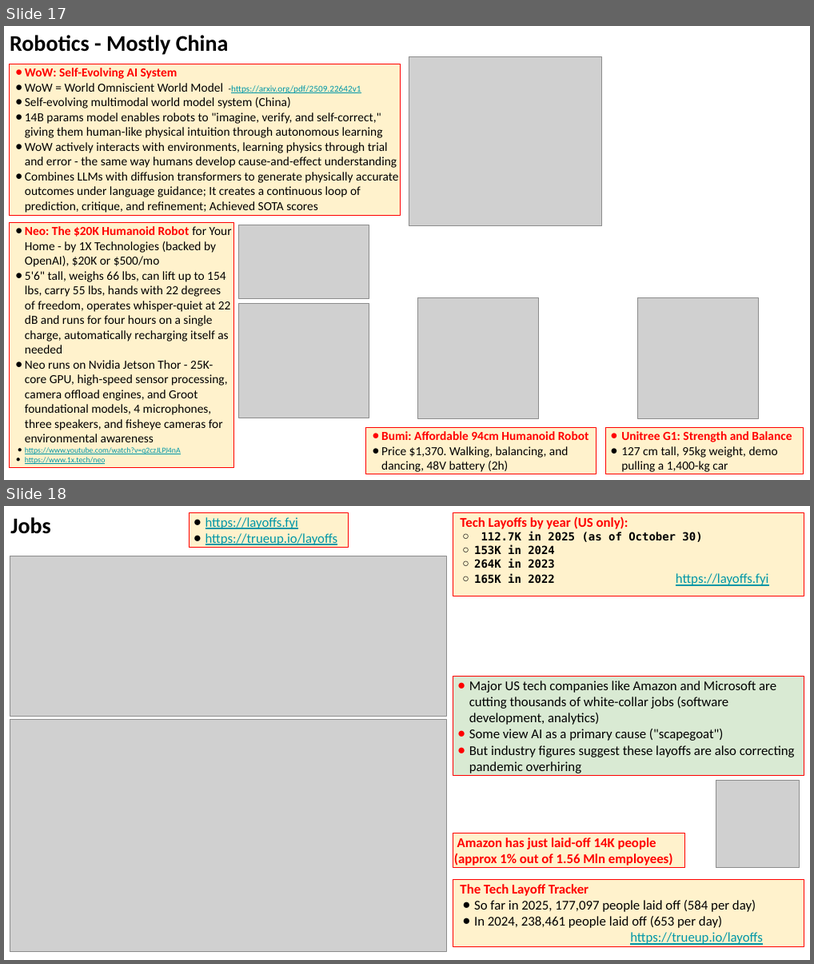
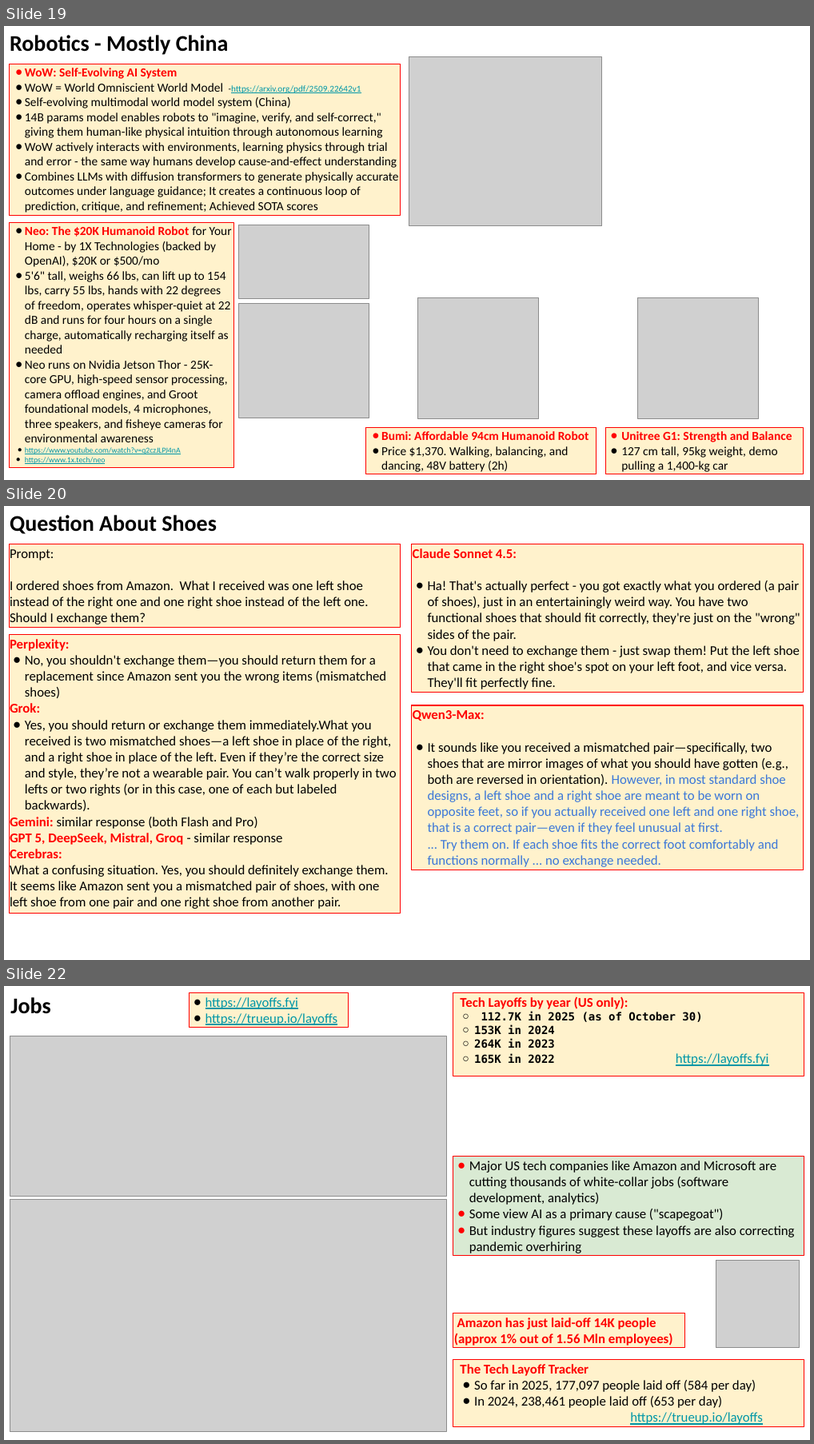
Before and after one commit to lselector/seminar, a slide deck: 2025/2025-10-31-AI-Updates.pptx. Shown one above the other, each under a label of ours: slides 17 and 18 before the commit, slides 19, 20 and 22 after it; the slides between them are not shown. The pictures are 814x964 and 814x1444 pixels, drawn with LibreOffice and Linux fonts; fonts in the diff are those of the drawing; grey boxes stand for pictures. Boxes give left, top, right and bottom in pixels: in the first picture for what was removed or moved away, otherwise in the second. Text is boxed around its words. In the diff, an @@ line names an element or a change of style, - is before the commit and + after.

```diff
--- a/2025/2025-10-31-AI-Updates.pptx
+++ b/2025/2025-10-31-AI-Updates.pptx
@@ slide 20 added at bbox=[4, 506, 810, 960], background #FFFFFF @@
@@ text added at bbox=[10, 515, 217, 534], 20 pt, text #000000, bold @@
+Question About Shoes
@@ rectangle added at bbox=[9, 544, 401, 627], fill #FFF2CC, outline #FF0000 0.75 pt, 12 pt, text #000000 @@
+Prompt:
+I ordered shoes from Amazon. What I received was one left shoe instead of the right one and one right shoe instead of the left one. Should I exchange them?
@@ rectangle added at bbox=[412, 544, 804, 692], fill #FFF2CC, outline #FF0000 0.75 pt, 12 pt, text #000000 @@
+Claude Sonnet 4.5:
+● Ha! That's actually perfect - you got exactly what you ordered (a pair of shoes), just in an entertainingly weird way. You have two functional shoes that should fit correctly, they're just on the "wrong" sides of the pair.
+● You don't need to exchange them - just swap them! Put the left shoe that came in the right shoe's spot on your left foot, and vice versa. They'll fit perfectly fine.
@@ rectangle added at bbox=[9, 634, 401, 912], fill #FFF2CC, outline #FF0000 0.75 pt, 12 pt, text #000000 @@
+Perplexity:
+● No, you shouldn't exchange them—you should return them for a replacement since Amazon sent you the wrong items (mismatched shoes)
+Grok:
+● Yes, you should return or exchange them immediately.What you received is two mismatched shoes—a left shoe in place of the right, and a right shoe in place of the left. Even if they’re the correct size and style, they’re not a wearable pair. You can’t walk properly in two lefts or two rights (or in this case, one of each but labeled backwards).
+Gemini: similar response (both Flash and Pro)
+GPT 5, DeepSeek, Mistral, Groq - similar response
+Cerebras:
+What a confusing situation. Yes, you should definitely exchange them. It seems like Amazon sent you a mismatched pair of shoes, with one left shoe from one pair and one right shoe from another pair.
@@ rectangle added at bbox=[412, 705, 804, 870], fill #FFF2CC, outline #FF0000 0.75 pt, 12 pt, text #3C78D8 @@
+Qwen3-Max:
+● It sounds like you received a mismatched pair—specifically, two shoes that are mirror images of what you should have gotten (e.g., both are reversed in orientation). However, in most standard shoe designs, a left shoe and a right shoe are meant to be worn on opposite feet, so if you actually received one left and one right shoe, that is a correct pair—even if they feel unusual at first.
+  ... Try them on. If each shoe fits the correct foot comfortably and functions normally ... no exchange needed.
@@ what was slide 17 is now slide 19 @@
@@ what was slide 18 is now slide 22 @@
```
Also in this commit, not shown: 5 slides changed, 3 other slides added.
